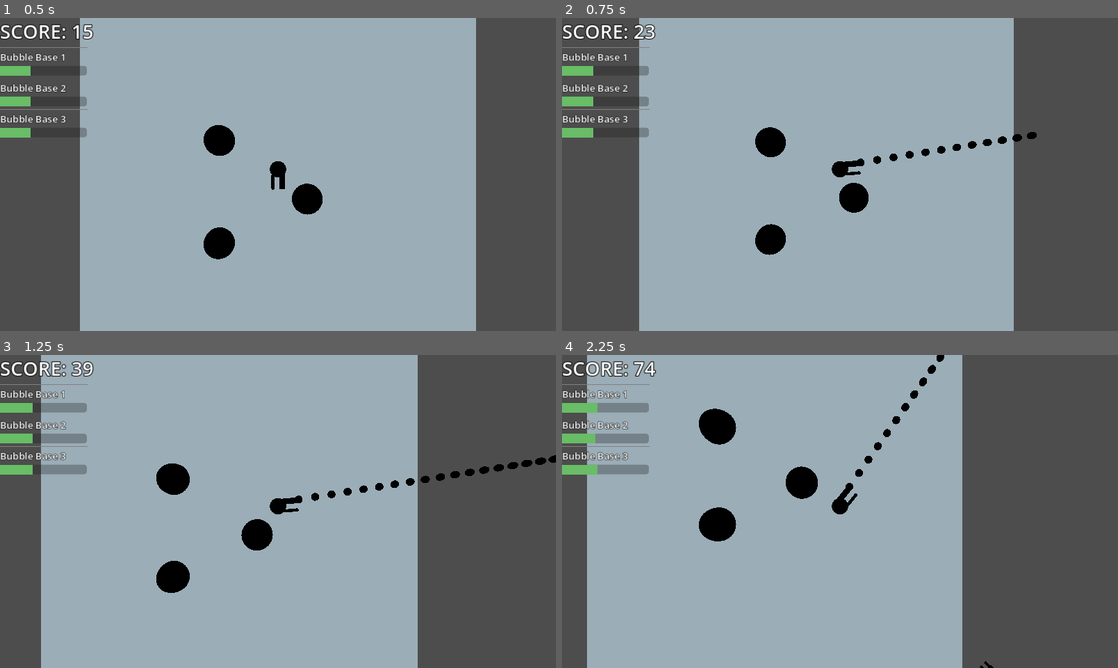
Above: before the commit, frames 1-4 (two rows, left to right).
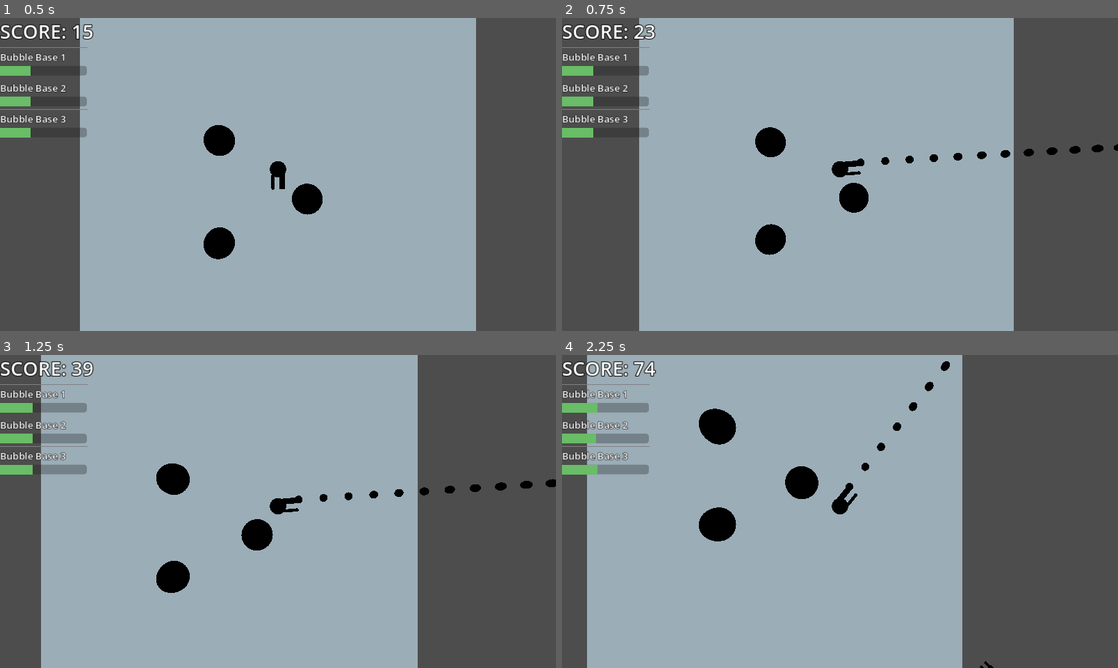
Above: after the commit, the same moments.

Repository: BlackBarman/GGJ_2025
Game: Godot game, scene res://Levels/level.tscn
Same seed, same stepped clock (60 frames per second), same inputs: the game is played once before the commit and once after it.
Inputs (mouse positions are in pixels of both pictures, inside the frame that each line leads up to):
- Up to frame 1 (0.5 s): no input
- Up to frame 2 (0.75 s): tap Enter (ui_accept) at 0.5 s; move the mouse to (962, 158) at 0.52 s; press the mouse at (962, 158) at 0.53 s; hold Right (ui_right) from 0.53 s (still down)
- Up to frame 3 (1.25 s): keep holding Right (ui_right); tap Enter (ui_accept) at 0.77 s
- Up to frame 4 (2.25 s): move the mouse to (728, 527) at 1.27 s; release Right (ui_right) at 1.28 s; release the mouse at (728, 527) at 1.28 s; hold Down (ui_down) 1.28-2.03 s; click (728, 527) at 1.35 s; tap Enter (ui_accept) at 1.52 s; move the mouse to (895, 442) at 2.02 s; press the mouse at (895, 442) at 2.03 s; hold Right (ui_right) from 2.03 s (still down)

Frame 1 is identical in both runs. In frame 2, 0.7% of the frame differs, in the area x 56-100%, y 36-47%; in frame 3, 0.9%, in the area x 54-100%, y 32-47%; in frame 4, 0.5%.

Commit message:
fixed projectiles

Diff:
--- a/ggj_2025/Chara.tscn
+++ b/ggj_2025/Chara.tscn
@@ -21,7 +21,7 @@
 
 [node name="body" type="MeshInstance3D" parent="."]
 unique_name_in_owner = true
-transform = Transform3D(0.999383, 0.0172979, 0.030571, -0.0183187, 0.999273, 0.0334326, -0.0299705, -0.033972, 0.998973, 0, 0, 0)
+transform = Transform3D(0.99939, 0.0154835, 0.0313129, -0.0164856, 0.999352, 0.0320016, -0.0307971, -0.0324983, 0.998997, 0, 0, 0)
 mesh = SubResource("CapsuleMesh_qxsh1")
 
 [node name="Weapon" type="Node3D" parent="body" node_paths=PackedStringArray("bullet_parent", "bullet_spawn_pos")]
@@ -40,5 +40,9 @@
 unique_name_in_owner = true
 transform = Transform3D(1, -1.51787e-05, 0.000453502, 1.51657e-05, 1, 8.32009e-06, -0.000453413, -8.29482e-06, 1, -0.648258, -0.047873, 0.0457189)
 
+[node name="bullet_spawn_point2" type="Node3D" parent="body/Weapon/MeshInstance3D"]
+unique_name_in_owner = true
+transform = Transform3D(1, -1.51827e-05, 0.000453504, 1.51667e-05, 1, 8.31857e-06, -0.000453416, -8.29622e-06, 1, 1.35471, -0.115988, 0.10581)
+
 [node name="BubbleThrower" parent="body" instance=ExtResource("4_2jctd")]
 transform = Transform3D(1, 0, 0, 0, -4.37114e-08, 1, 0, -1, -4.37114e-08, 0.399753, 0.00691921, 0.0122284)
--- a/ggj_2025/bullet.gd
+++ b/ggj_2025/bullet.gd
@@ -11,7 +11,7 @@
 	%Timer.start()
 
 func _process(delta: float) -> void:
-	position += bullet_dir * bullet_speed * delta
+	global_position += bullet_dir * bullet_speed * delta
 
 func _on_visible_on_screen_notifier_3d_screen_exited() -> void:
 	queue_free()
--- a/ggj_2025/weapon.gd
+++ b/ggj_2025/weapon.gd
@@ -7,18 +7,12 @@
 @export var bullet_spawn_pos : Node3D
 
 
-#Called when the node enters the scene tree for the first time.
-func _ready() -> void:
-	pass # Replace with function body.
-
-
 # Called every frame. 'delta' is the elapsed time since the previous frame.
 func _process(_delta: float) -> void:
 	if Input.is_action_pressed("shoot"):
 		var bull = bullet.instantiate() as BaseBullet
-		bullet_parent.add_child(bull)
-		bull.position = bullet_spawn_pos.position
+		bull.global_position = bullet_spawn_pos.global_position
 
-		bull.bullet_dir = %bullet_spawn_point.position
-
-	pass
+		bull.bullet_dir = (%bullet_spawn_point.global_position - %bullet_spawn_point2.global_position).normalized()
+		bull.bullet_dir.y = 0
+		get_tree().root.add_child(bull)
Not shown: 1 places in ggj_2025/Levels/level.tscn that only renumber resources
